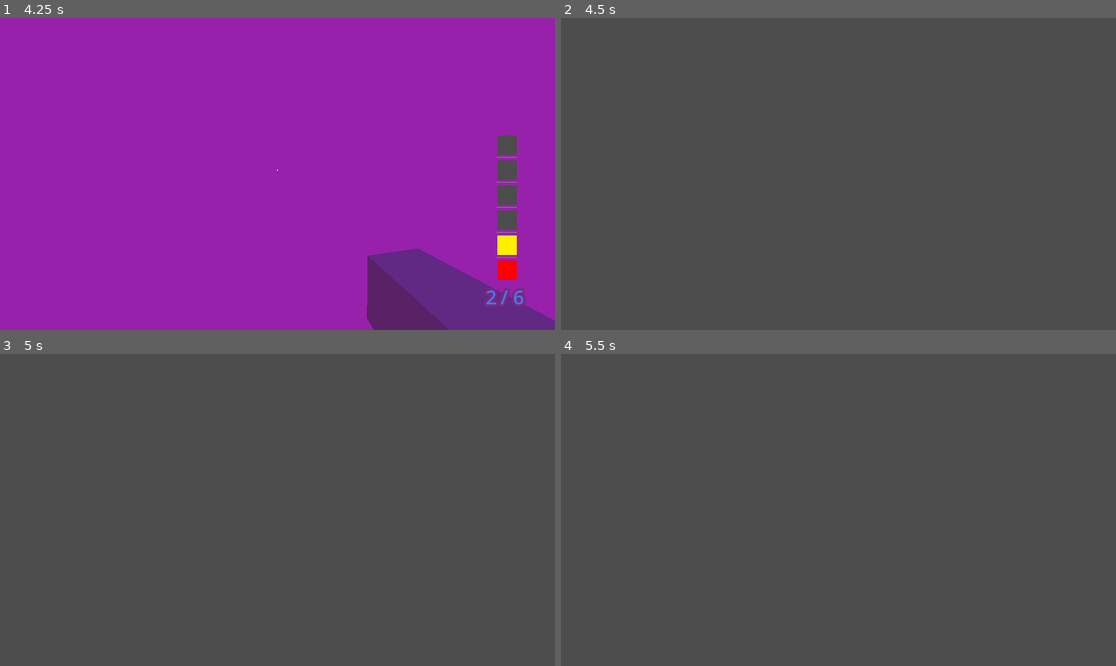
Above: before the commit, frames 1-4 (two rows, left to right).
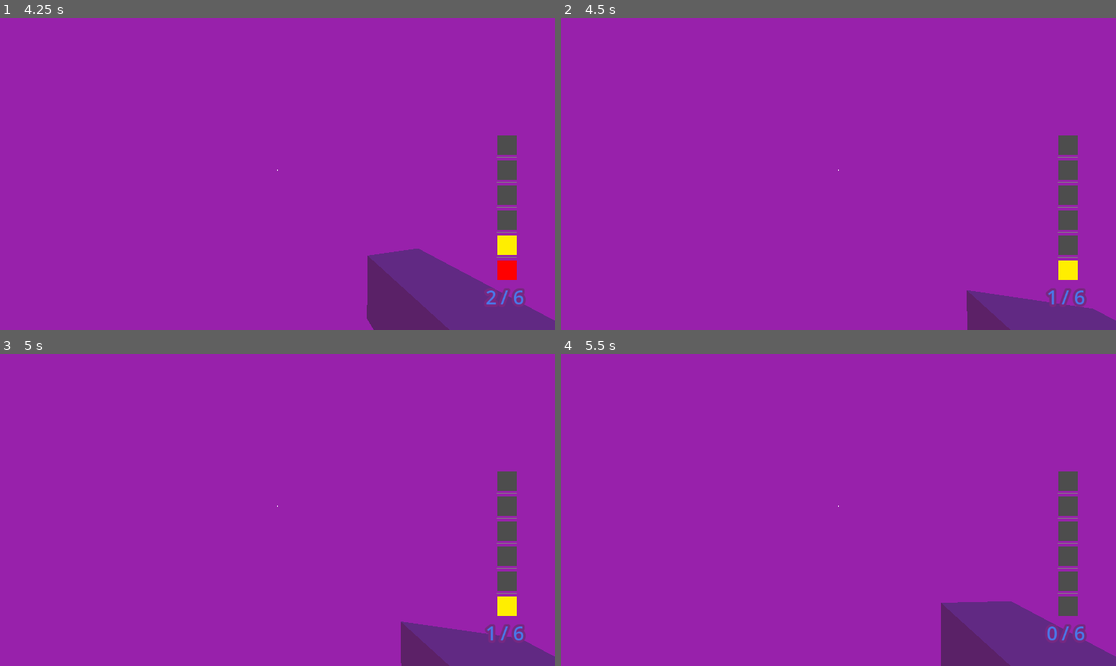
Above: after the commit, the same moments.

Repository: Ayla-McChristie/ProjectRobotCowboy
Game: Godot game, scene res://scenes/world.tscn
The game is run twice, just before and just after one commit, with the same random seed, the same clock (stepped at 60 frames per second) and the same inputs.
Inputs (mouse positions are in pixels of both pictures, inside the frame that each line leads up to):
- Up to frame 1 (4.25 s): tap Enter (ui_accept) at 0.5 s; move the mouse to (305, 174) at 0.52 s; hold E (E) 0.53-1.28 s; hold W (move_up) from 0.53 s (still down); tap Space (jump) at 0.77, 1.52, 3.02, 3.77 s; click (305, 174) at 0.8 s; move the mouse to (249, 174) at 1.27 s; click (249, 174) at 1.35 s; right-click (249, 174) at 1.55 s; move the mouse to (288, 167) at 2.02 s; hold Right mouse button (trick) 2.03-2.78 s; tap E (E) at 2.3, 2.85 s; move the mouse to (271, 180) at 2.77 s; click (271, 180) at 3.05 s; move the mouse to (316, 177) at 3.52 s; hold Q (Q) from 3.53 s (still down); right-click (316, 177) at 3.8 s
- Up to frame 2 (4.5 s): keep holding W (move_up); move the mouse to (794, 170) at 4.27 s; release Q (Q) at 4.28 s; click (794, 170) at 4.35 s
- Up to frame 3 (5 s): keep holding W (move_up); tap Space (jump) at 4.52 s; tap E (E) at 4.55 s
- Up to frame 4 (5.5 s): keep holding W (move_up); tap Enter (ui_accept) at 5 s; move the mouse to (844, 510) at 5.02 s; hold Shift (sprint) from 5.03 s (still down); click (844, 510) at 5.3 s

Frame 1 is identical in both runs. In frame 2, 99% of the frame differs, in the area x 0-100%, y 0-100%; in frame 3, 99%; in frame 4, 99%.

Commit message:
implements changes to the damage system which allows the new blast bullet to function properly

Diff:
--- a/scenes/Bullets/Bullet_Blast.tscn
+++ b/scenes/Bullets/Bullet_Blast.tscn
@@ -62,7 +62,7 @@
 
 [node name="BulletBlast" type="Area3D"]
 collision_layer = 4
-collision_mask = 3
+collision_mask = 11
 monitorable = false
 script = ExtResource("1_f8gmc")
 
--- a/scenes/Bullets/Bullet_Blast_Explosion.tscn
+++ b/scenes/Bullets/Bullet_Blast_Explosion.tscn
@@ -44,7 +44,8 @@
 radius = 2.84157
 
 [node name="BulletBlastExplosion" type="Area3D"]
-collision_mask = 5
+collision_layer = 4
+collision_mask = 15
 script = ExtResource("1_y5rqt")
 
 [node name="Explosion_Sound" type="AudioStreamPlayer3D" parent="."]
--- a/scenes/Bullets/Bullet_Blast_Projectile.tscn
+++ b/scenes/Bullets/Bullet_Blast_Projectile.tscn
@@ -21,9 +21,12 @@
 
 [node name="DamageArea" type="Area3D" parent="."]
 collision_layer = 4
-collision_mask = 3
+collision_mask = 11
 
 [node name="CollisionShape3D" type="CollisionShape3D" parent="DamageArea"]
 shape = SubResource("SphereShape3D_wirna")
 
+[node name="RayCast3D" type="RayCast3D" parent="."]
+target_position = Vector3(0, 0, -0.5)
+
 [connection signal="body_entered" from="DamageArea" to="." method="_on_damage_area_body_entered"]
--- a/scenes/Bullets/bullet.tscn
+++ b/scenes/Bullets/bullet.tscn
@@ -23,7 +23,7 @@
 
 [node name="DamageArea" type="Area3D" parent="."]
 collision_layer = 4
-collision_mask = 3
+collision_mask = 11
 
 [node name="CollisionShape3D" type="CollisionShape3D" parent="DamageArea"]
 transform = Transform3D(1, 0, 0, 0, 1, 0, 0, 0, 1, 0.00183105, -9.15527e-05, -0.0540314)
--- a/scenes/player.tscn
+++ b/scenes/player.tscn
@@ -97,6 +97,7 @@
 mouse_filter = 2
 
 [node name="HealthComponent" parent="." instance=ExtResource("8_go5na")]
+IS_PLAYER = true
 
 [node name="HitboxComponent" parent="." node_paths=PackedStringArray("health_component") instance=ExtResource("9_077ct")]
 collision_layer = 4
--- a/scripts/Components/Attack.gd
+++ b/scripts/Components/Attack.gd
@@ -3,3 +3,4 @@
 var attack_damage: float
 var knockback_force: float
 var attack_point: Vector3
+var is_player_attack: bool
--- a/scripts/Components/Health_Component.gd
+++ b/scripts/Components/Health_Component.gd
@@ -1,9 +1,11 @@
 extends Node3D
 class_name HealthComponent
 
-
+@onready var body: CharacterBody3D = $".."
+@onready var collision_shape_3d: CollisionShape3D = $"../CollisionShape3D"
 @export var MAX_HEALTH := 10.0
 @export var HIT_SOUND : AudioStreamPlayer3D
+@export var IS_PLAYER : bool = false
 
 var health: float
 
@@ -12,12 +14,19 @@
 
 
 func damage(attack: Attack):
+	#play sound
 	if  HIT_SOUND:
 		HIT_SOUND.play()
 
+		#deal damage
+		if MAX_HEALTH != 0:
+			if !(attack.is_player_attack && IS_PLAYER):
+				health -= attack.attack_damage
+			print_debug(str(self.name) + " took " + str(attack.attack_damage) + " damage")
+			if health <= 0:
+				get_parent().queue_free()
 
-	if MAX_HEALTH != 0:
-		health -= attack.attack_damage
-		print_debug("took " + str(attack.attack_damage) + " damage")
-		if health <= 0:
-			get_parent().queue_free()
+
+	#apply knockback
+	if body:
+		body.velocity += attack.attack_point.direction_to(collision_shape_3d.global_position).normalized() * attack.knockback_force
--- a/scripts/GunController.gd
+++ b/scripts/GunController.gd
@@ -55,9 +55,9 @@
 				instance = blast_bullet.instantiate()
 				instance.position = gun_barrel.global_position
 				instance.transform.basis = gun_barrel.global_transform.basis
-				var particles:GPUParticles3D = instance.get_node("GPUParticles3D")
-				if	particles:
-					particles.emitting = true
+				#var particles:GPUParticles3D = instance.get_node("GPUParticles3D")
+				#if	particles:
+					#particles.emitting = true
 				get_tree().root.add_child(instance)
 
 func Reload(bullet : Global.BulletType, anim: String) -> void:
--- a/scripts/bullet_blast_explosion.gd
+++ b/scripts/bullet_blast_explosion.gd
@@ -32,12 +32,9 @@
 
 			print_debug(body.get_collision_layer())
 
-			if body.get_collision_layer() == 3:
-				attack.attack_damage = 0.0
-				attack.knockback_force = KNOCKBACK_FORCE
-			else:
-				attack.attack_damage = ATTACK_DAMAGE
-				attack.knockback_force = KNOCKBACK_FORCE
+			attack.attack_damage = ATTACK_DAMAGE
+			attack.knockback_force = KNOCKBACK_FORCE
 
+			attack.is_player_attack = true
 			attack.attack_point = global_position
 			hitbox.damage(attack)
